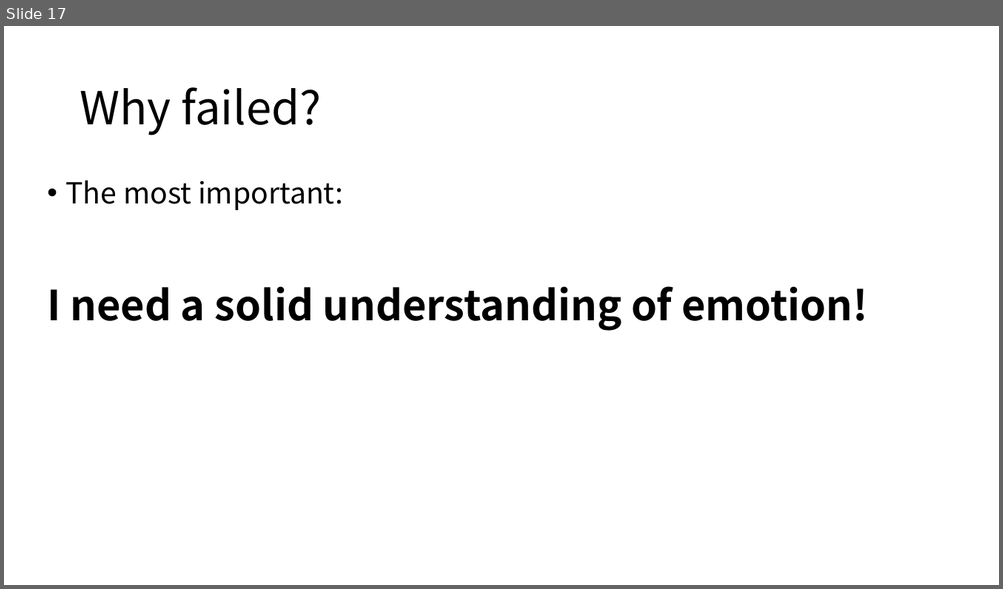
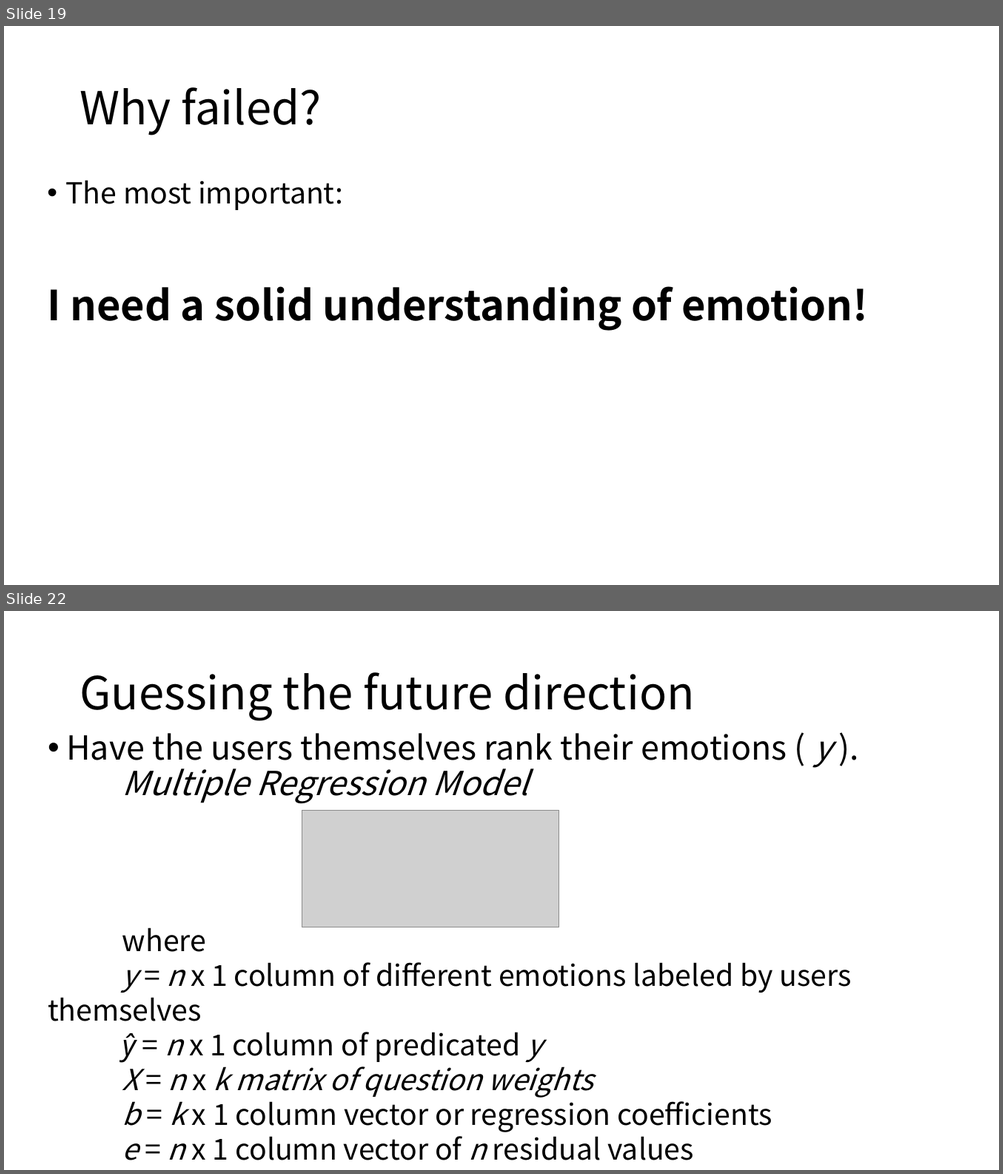
Before and after one commit to REDY-a/portfolio, a slide deck: maker/2 ER design v2.0.pptx. Shown one above the other, each under a label of ours: slide 17 before the commit, slides 19 and 22 after it; the slides between them are not shown. The pictures are 1003x589 and 1003x1174 pixels, drawn with LibreOffice and Linux fonts; fonts in the diff are those of the drawing; grey boxes stand for pictures; background and template pictures are left out. Boxes give left, top, right and bottom in pixels: in the first picture for what was removed or moved away, otherwise in the second. Text is boxed around its words. In the diff, an @@ line names an element or a change of style, - is before the commit and + after.

```diff
--- a/maker/2 ER design v2.0.pptx
+++ b/maker/2 ER design v2.0.pptx
@@ slide 22 added at (4,611,999,1170), background #FFFFFF @@
@@ text added at (79,672,694,721), 44 pt, text #000000 @@
+Guessing the future direction
@@ text added at (48,733,851,1161), 28 pt, text #000000 @@
+• Have the users themselves rank their emotions ( y ).
+    Multiple Regression Model
+where
+y = n x 1 column of different emotions labeled by users themselves
+ŷ = n x 1 column of predicated y
+X = n x k matrix of question weights
+b = k x 1 column vector or regression coefficients
+e = n x 1 column vector of n residual values
@@ picture added at (301,810,559,928) @@
@@ what was slide 17 is now slide 19 @@
```
Also in this commit, not shown: 15 slides changed, 2 other slides added, 1 other file.
